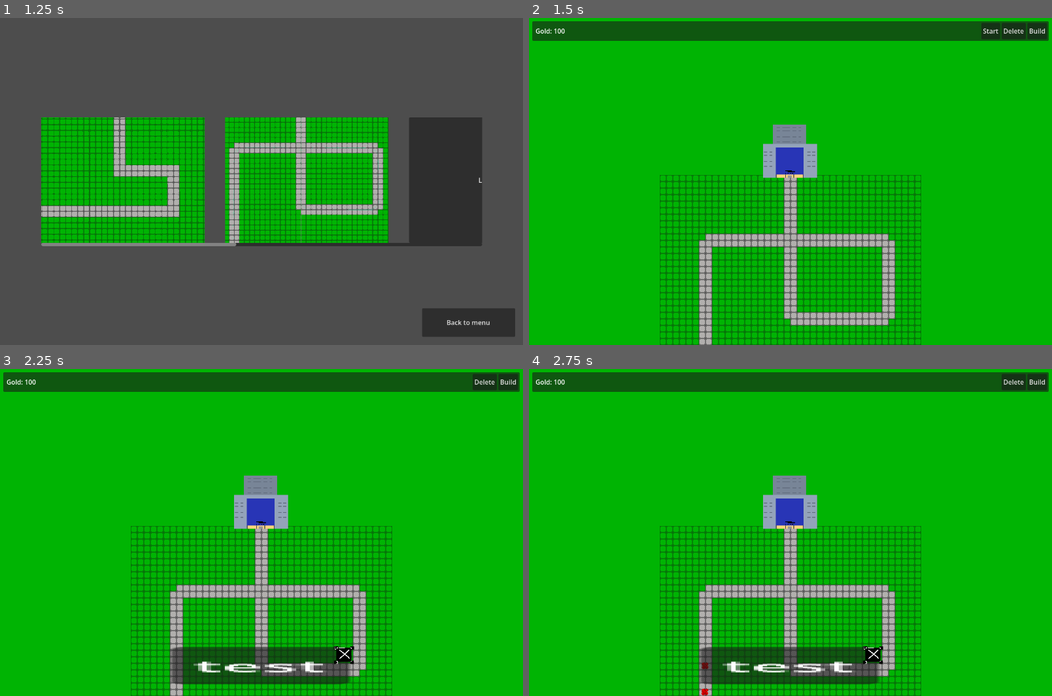
Above: before the commit, frames 1-4 (two rows, left to right).
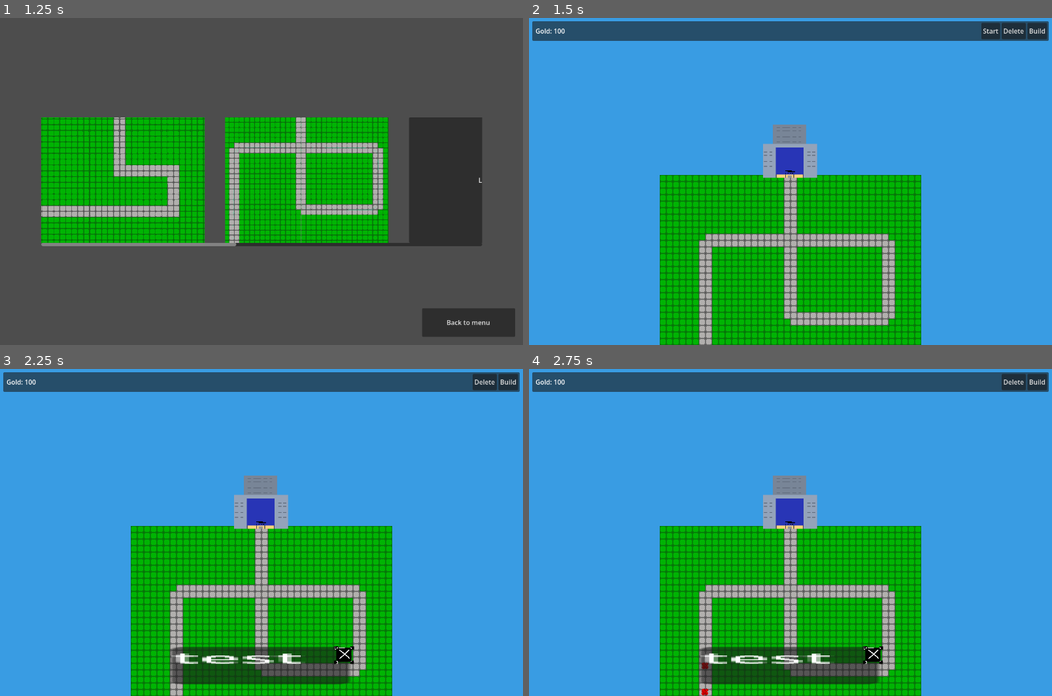
Above: after the commit, the same moments.

Repository: FrameXX/game-jam-02-2026
Game: Godot game, scene res://scenes/main_menu.tscn
Same seed, same stepped clock (60 frames per second), same inputs: the game is played once before the commit and once after it.
Inputs:
- Up to frame 1 (1.25 s): click "Play" at 0.5 s
- Up to frame 2 (1.5 s): click "LEVEL 2" at 1.25 s
- Up to frame 3 (2.25 s): click "Start" at 2 s
- Up to frame 4 (2.75 s): no input

Frame 1 is identical in both runs. In frame 2, 73% of the frame differs, in the area x 0-100%, y 0-100%; in frame 3, 74%; in frame 4, 74%.

Commit message:
change background color

Diff:
--- a/scenes/game.tscn
+++ b/scenes/game.tscn
@@ -34,6 +34,6 @@
 anchor_bottom = 1.0
 grow_horizontal = 2
 grow_vertical = 2
-color = Color(0, 0.7058824, 0.011764706, 1)
+color = Color(0.22514474, 0.6108661, 0.88844806, 1)
 
 [connection signal="timeout" from="WaveManager/Timer" to="WaveManager" method="_on_timer_timeout"]
--- a/scenes/hud.tscn
+++ b/scenes/hud.tscn
@@ -164,15 +164,9 @@
 
 [node name="Label" type="Label" parent="CanvasLayer/Panel" unique_id=863438566]
 layout_mode = 1
-anchors_preset = 8
-anchor_left = 0.5
-anchor_top = 0.5
-anchor_right = 0.5
-anchor_bottom = 0.5
-offset_left = -0.5
-offset_top = -11.5
-offset_right = 0.5
-offset_bottom = 11.5
+anchors_preset = 15
+anchor_right = 1.0
+anchor_bottom = 1.0
 grow_horizontal = 2
 grow_vertical = 2
 metadata/_edit_use_anchors_ = true
